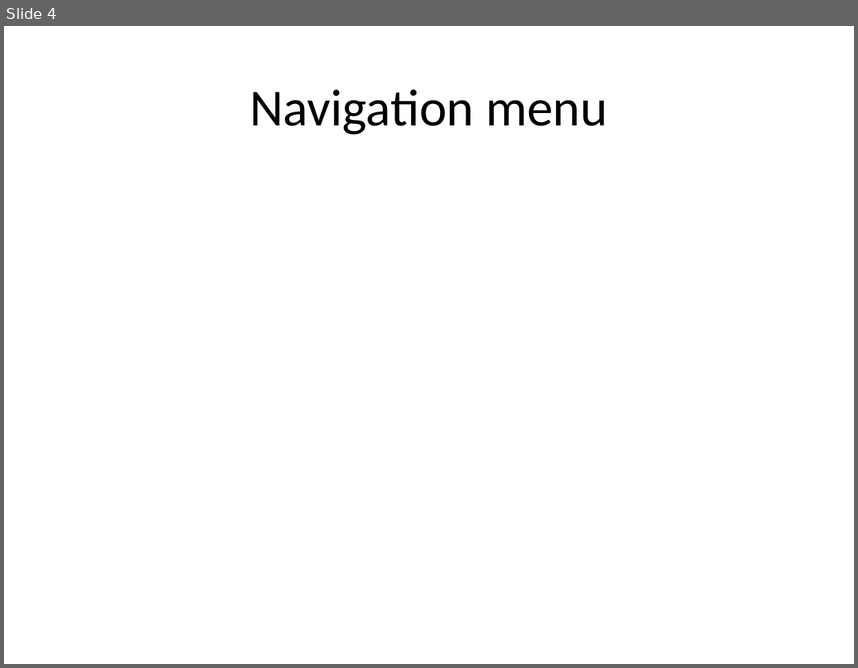
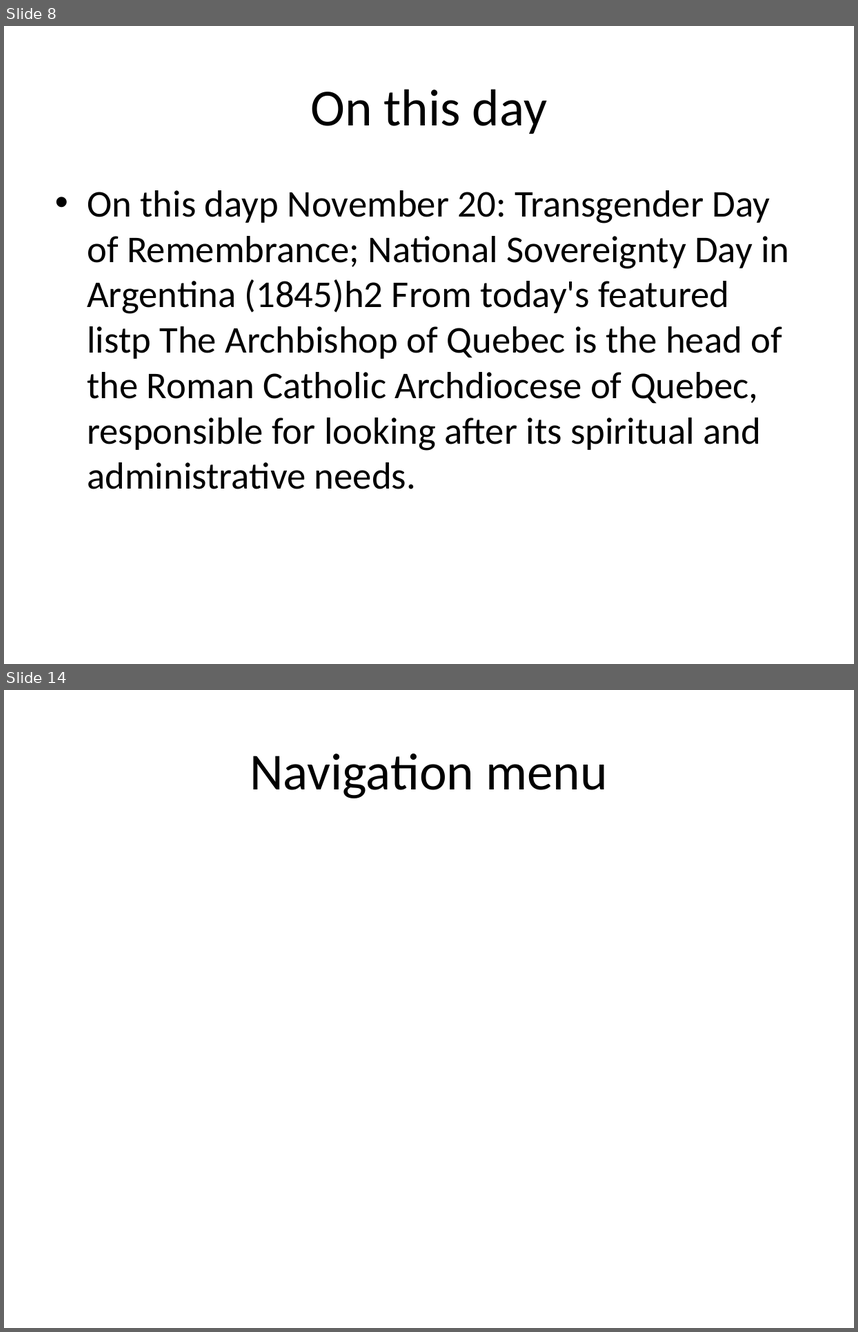
Before and after one commit to eppisai/Uplift---Smart-educational-Platform, a slide deck: AutoPPT-main/AutoPPT-main/something.pptx. Shown one above the other, each under a label of ours: slide 4 before the commit, slides 8 and 14 after it; the slides between them are not shown. The pictures are 858x668 and 858x1332 pixels, drawn with LibreOffice and Linux fonts; fonts in the diff are those of the drawing. Boxes give left, top, right and bottom in pixels: in the first picture for what was removed or moved away, otherwise in the second. Text is boxed around its words. In the diff, an @@ line names an element or a change of style, - is before the commit and + after.

```diff
--- a/AutoPPT-main/AutoPPT-main/something.pptx
+++ b/AutoPPT-main/AutoPPT-main/something.pptx
@@ slide 8 added at <box>4,26,854,664</box>, background #FFFFFF @@
@@ title added at <box>310,89,547,134</box>, 44 pt, text #000000 @@
+On this day
@@ text added at <box>87,190,789,489</box>, 32 pt, text #000000 @@
+• On this dayp November 20: Transgender Day of Remembrance; National Sovereignty Day in Argentina (1845)h2 From today's featured listp The Archbishop of Quebec is the head of the Roman Catholic Archdiocese of Quebec, responsible for looking after its spiritual and administrative needs.
@@ what was slide 4 is now slide 14 @@
```
Also in this commit, not shown: 2 slides changed, 12 other slides added, 1 slide removed, 6 other files.
